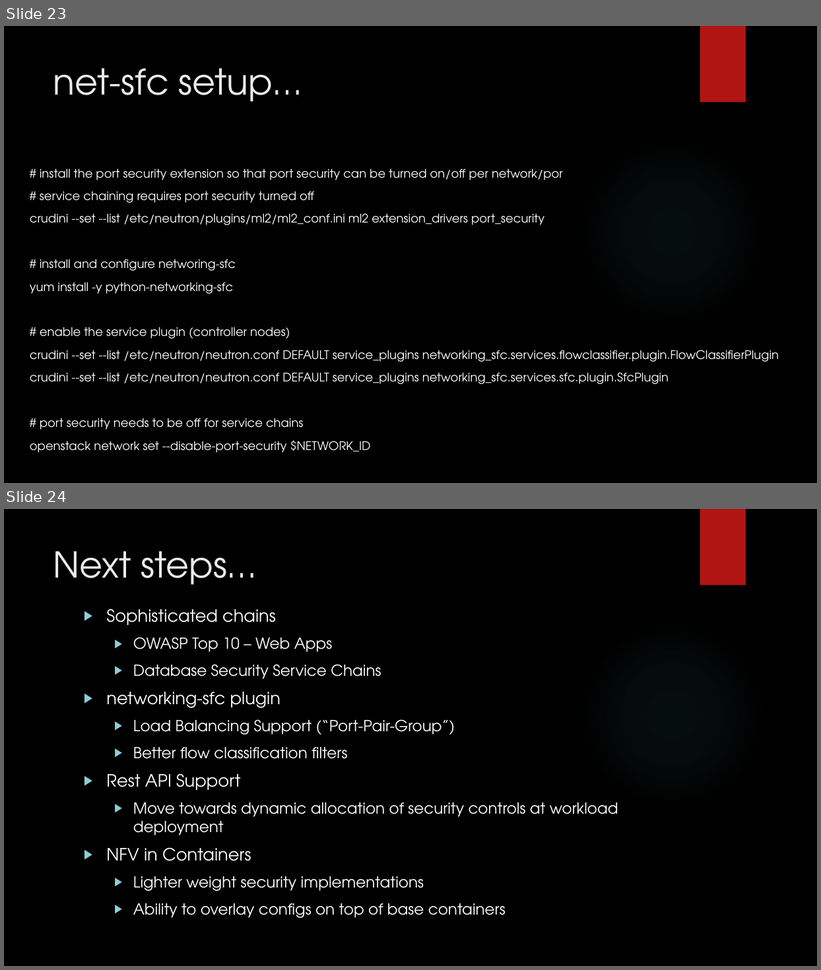
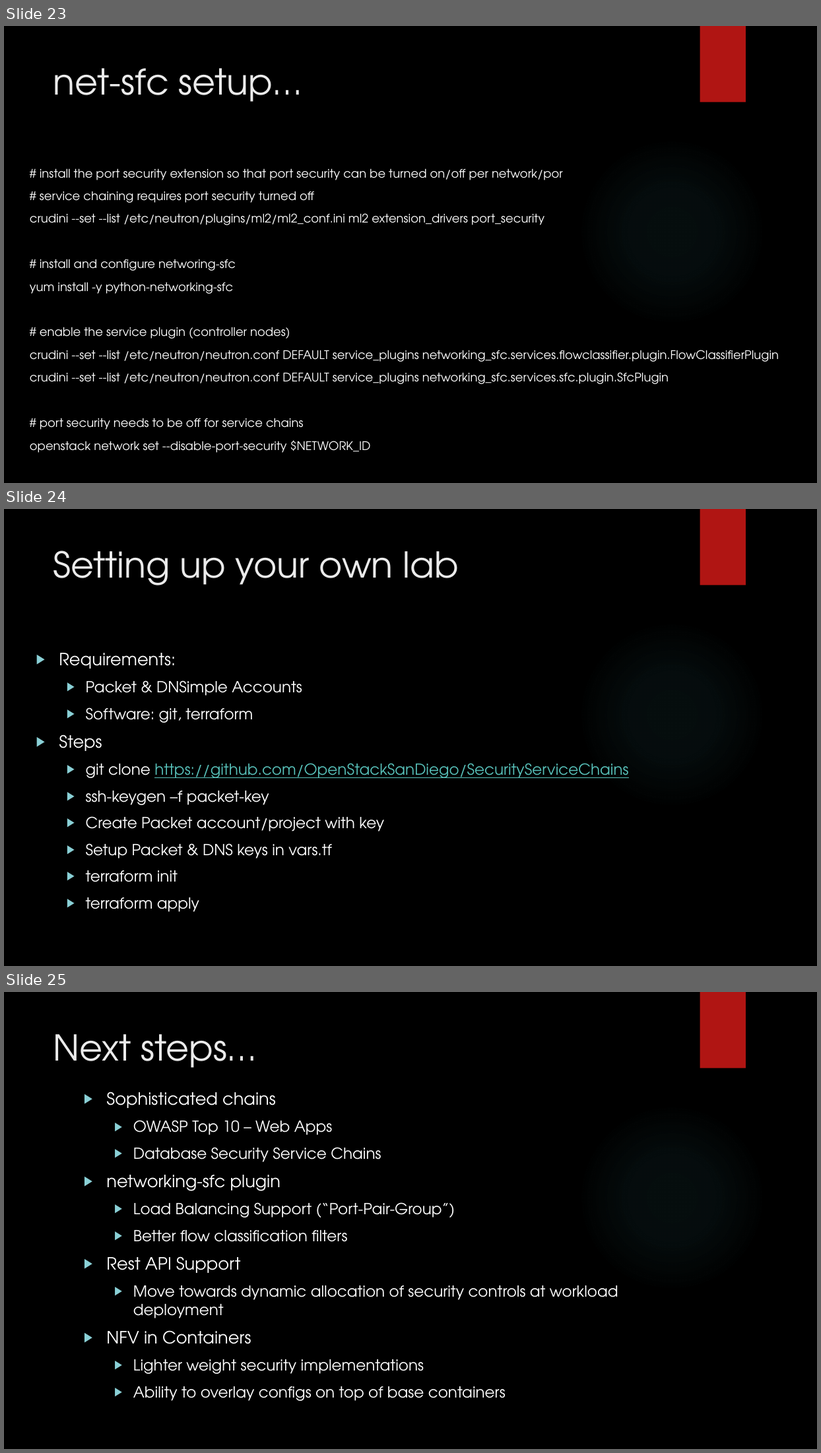
Before and after one commit to OpenStackSanDiego/SecurityServiceChains, a slide deck: Virtualized Security Functions in Layer 2.pptx. Shown one above the other, each under a label of ours: slides 23 and 24 before the commit, slides 23, 24 and 25 after it. The pictures are 821x970 and 821x1453 pixels, drawn with LibreOffice and Linux fonts; fonts in the diff are those of the drawing; background and template pictures are left out. Boxes give left, top, right and bottom in pixels: in the first picture for what was removed or moved away, otherwise in the second. Text is boxed around its words. In the diff, an @@ line names an element or a change of style, - is before the commit and + after.

```diff
--- a/Virtualized Security Functions in Layer 2.pptx
+++ b/Virtualized Security Functions in Layer 2.pptx
@@ slide 24 added at <box>4,509,817,966</box>, background picture (left out); not listed: 2 template elements that a slide beside it also shows @@
@@ title added at <box>54,551,459,586</box>, 42 pt, text #EBEBEB @@
+Setting up your own lab
@@ text added at <box>59,653,628,912</box>, 18 pt, text #FFFFFF @@
+▶ Requirements:
+  ▶ Packet & DNSimple Accounts
+  ▶ Software: git, terraform
+▶ Steps
+  ▶ git clone https://github.com/OpenStackSanDiego/SecurityServiceChains
+  ▶ ssh-keygen –f packet-key
+  ▶ Create Packet account/project with key
+  ▶ Setup Packet & DNS keys in vars.tf
+  ▶ terraform init
+  ▶ terraform apply
@@ what was slide 24 is now slide 25 @@
```
Also in this commit, not shown: 1 slide changed.
